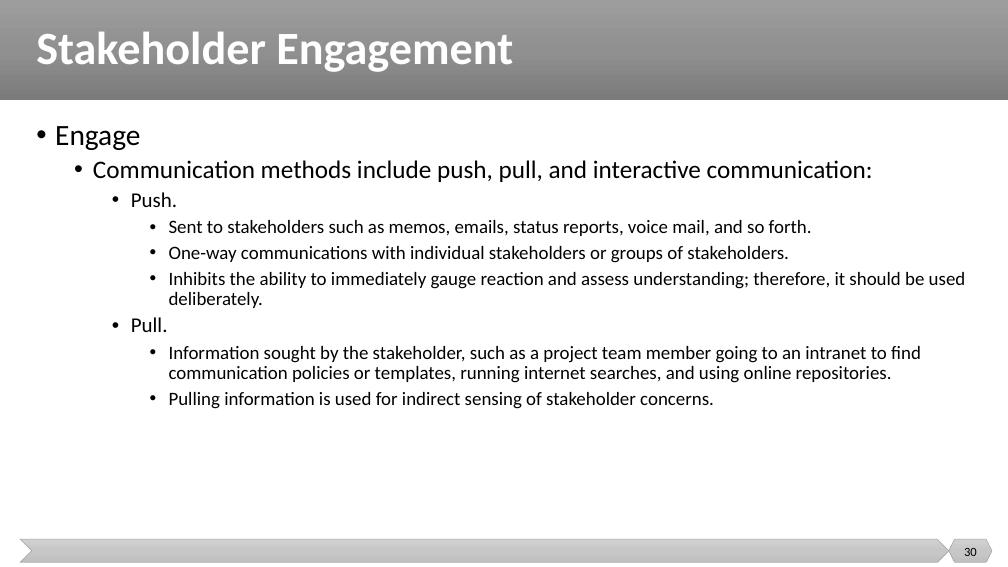
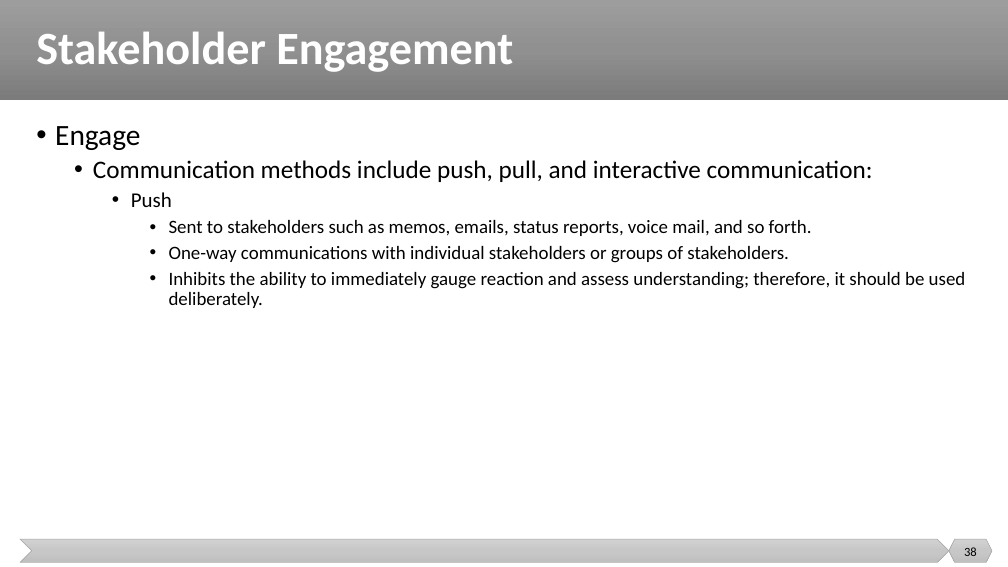
Before and after one commit to malenezi/malenezi, a slide deck: slide 38 of SE423/Lectures/8-Stakeholders/Stakeholders.pptx (slide 30 before the commit). Drawn at 1008x567 pixels with LibreOffice and Linux fonts; fonts in the diff are those of the drawing. Boxes give left, top, right and bottom in pixels: in the first picture for what was removed or moved away, otherwise in the second. Text is boxed around its words. In the diff, an @@ line names an element or a change of style, - is before the commit and + after.

```diff
--- a/SE423/Lectures/8-Stakeholders/Stakeholders.pptx
+++ b/SE423/Lectures/8-Stakeholders/Stakeholders.pptx
@@ text at [131,192,172,207]: text changed @@
-    • Push.
+    • Push
@@ text at [131,317,921,409]: paragraphs removed @@
-    • Pull.
-      • Information sought by the stakeholder, such as a project team member going to an intranet to find communication policies or templates, running internet searches, and using online repositories.
-      • Pulling information is used for indirect sensing of stakeholder concerns.
```
Also in this commit, not shown: 5 other slides changed, 10 slides added, 1 slide removed, 1 other file.
